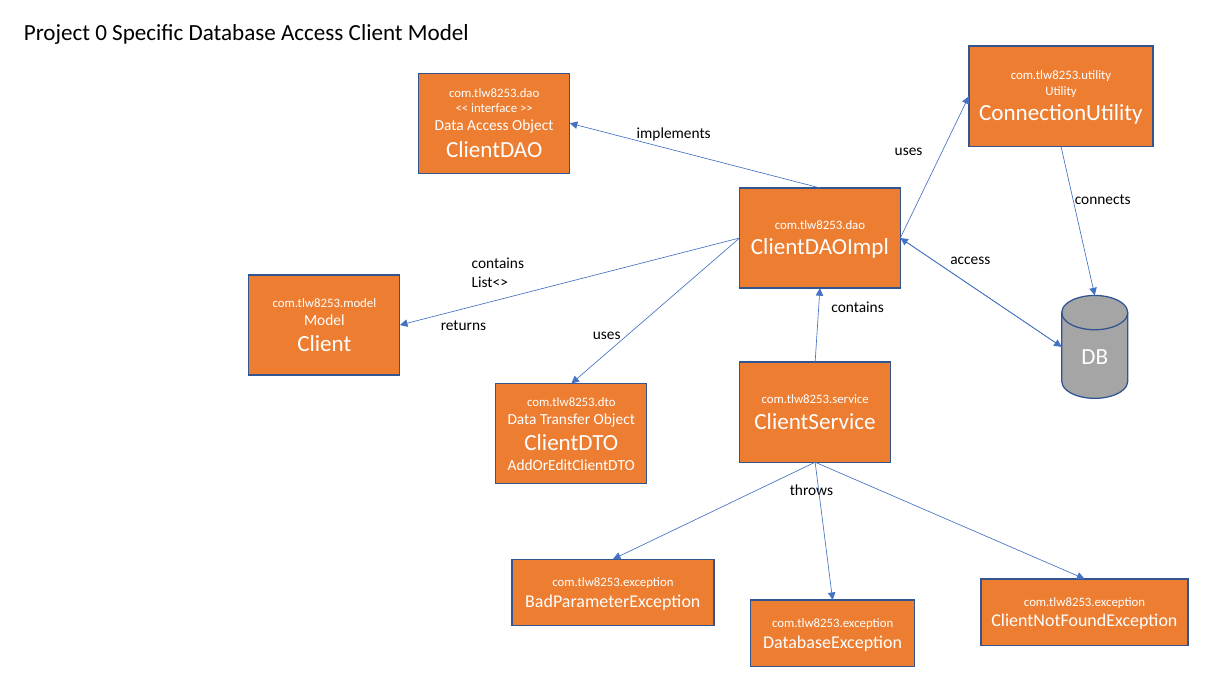
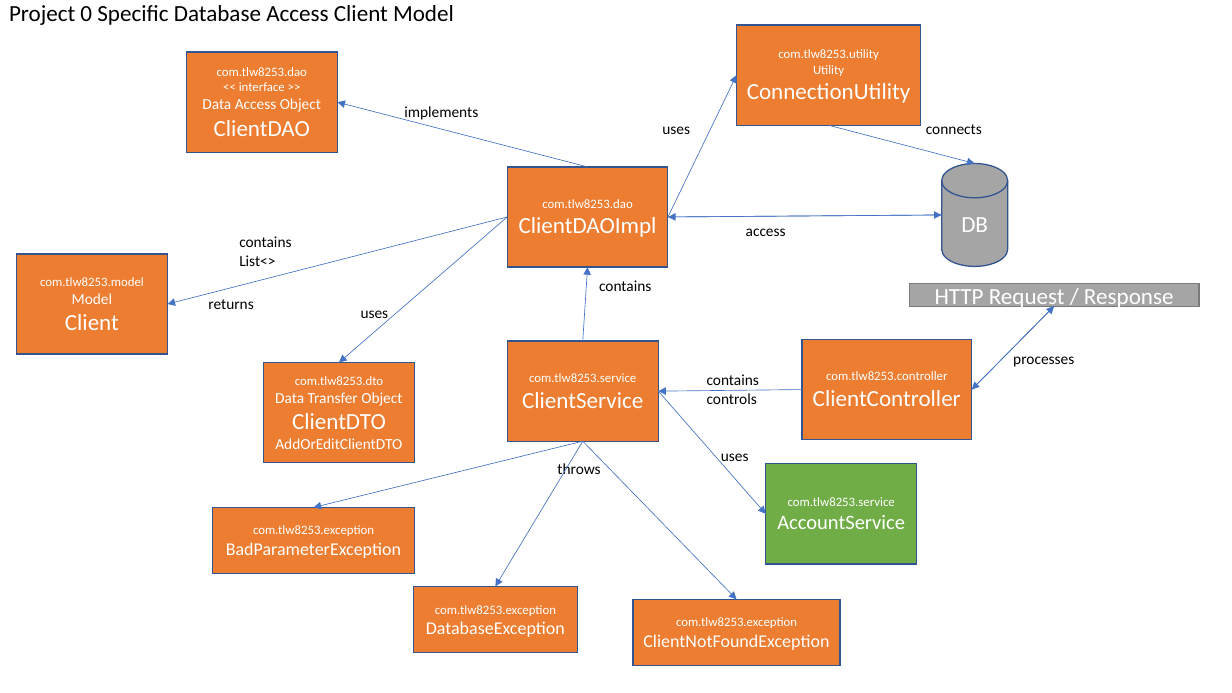
Before and after one commit to tlw8253/Project-0, a slide deck: slide 4 of docs/Project 0.pptx. Drawn at 1232x693 pixels with LibreOffice and Linux fonts; fonts in the diff are those of the drawing. Boxes give left, top, right and bottom in pixels: in the first picture for what was removed or moved away, otherwise in the second. Text is boxed around its words. In the diff, an @@ line names an element or a change of style, - is before the commit and + after.

```diff
--- a/docs/Project 0.pptx
+++ b/docs/Project 0.pptx
@@ text "Project 0 Specific Database Access ...": place and size @@
-text "Project 0 Specific Database Access ..." at bbox=[24, 24, 469, 44]
+text "Project 0 Specific Database Access ..." at bbox=[9, 5, 454, 25]
@@ 4 texts, 4 rectangles, 3 arrows: place and size @@
-4 texts, 4 rectangles, 3 arrows at bbox=[249, 73, 970, 462]
+4 texts, 4 rectangles, 3 arrows at bbox=[17, 52, 737, 441]
@@ 3 texts, 2 rectangles, 2 arrows: place and size @@
-3 texts, 2 rectangles, 2 arrows at bbox=[400, 46, 1153, 499]
+3 texts, 2 rectangles, 2 arrows at bbox=[167, 25, 921, 478]
@@ text "connects" rewrapped from bbox=[1075, 194, 1131, 209] to bbox=[926, 124, 982, 134] @@
@@ arrow moved from (1061, 146) - (1095, 296) to (829, 126) - (975, 164) @@
@@ cylinder "DB": place and size @@
-cylinder "DB" at bbox=[1062, 296, 1128, 398]
+cylinder "DB" at bbox=[942, 164, 1007, 266]
@@ arrow moved from (900, 238) - (1062, 347) to (668, 217) - (942, 215) @@
@@ arrow moved from (1062, 347) - (900, 238) to (942, 215) - (668, 217) @@
@@ text "access": place and size @@
-text "access" at bbox=[950, 256, 990, 264]
+text "access" at bbox=[746, 228, 786, 236]
@@ rectangle added at bbox=[909, 284, 1199, 307], fill #A5A5A5, outline #7A7A7A 1 pt, 18 pt, text #FFFFFF @@
+HTTP Request / Response
@@ arrow added from (972, 390) to (1055, 306), #4472C4 0.5 pt @@
@@ arrow added from (1055, 306) to (972, 390), #4472C4 0.5 pt @@
@@ rectangle added at bbox=[802, 339, 972, 439], fill #ED7D31, outline #325491 1 pt, 10 pt, text #FFFFFF @@
+com.tlw8253.controller
+ClientController
@@ text added at bbox=[1013, 356, 1074, 367], 12 pt, text #000000 @@
+processes
@@ text added at bbox=[707, 374, 759, 404], 12 pt, text #000000 @@
+contains
+controls
@@ arrow added from (658, 391) to (766, 514), #4472C4 0.5 pt @@
@@ arrow added from (802, 390) to (658, 391), #4472C4 0.5 pt @@
@@ arrow moved from (815, 462) - (613, 559) to (583, 442) - (313, 507) @@
@@ arrow moved from (815, 462) - (833, 600) to (583, 442) - (495, 587) @@
@@ arrow moved from (815, 462) - (1085, 579) to (583, 442) - (737, 600) @@
@@ text added at bbox=[721, 453, 749, 466], 12 pt, text #000000 @@
+uses
@@ rectangle added at bbox=[766, 464, 917, 564], fill #70AD47, outline #325491 1 pt, 10 pt, text #FFFFFF @@
+com.tlw8253.service
+AccountService
@@ rectangle "com.tlw8253.exception": place and size @@
-rectangle "com.tlw8253.exception" at bbox=[512, 559, 714, 626]
+rectangle "com.tlw8253.exception" at bbox=[213, 507, 415, 574]
@@ rectangle "com.tlw8253.exception": place and size @@
-rectangle "com.tlw8253.exception" at bbox=[750, 600, 914, 666]
+rectangle "com.tlw8253.exception" at bbox=[413, 587, 577, 653]
@@ rectangle "com.tlw8253.exception": place and size @@
-rectangle "com.tlw8253.exception" at bbox=[982, 579, 1189, 645]
+rectangle "com.tlw8253.exception" at bbox=[633, 600, 840, 666]
```
Also in this commit, not shown: 2 other slides changed, 11 other files.
